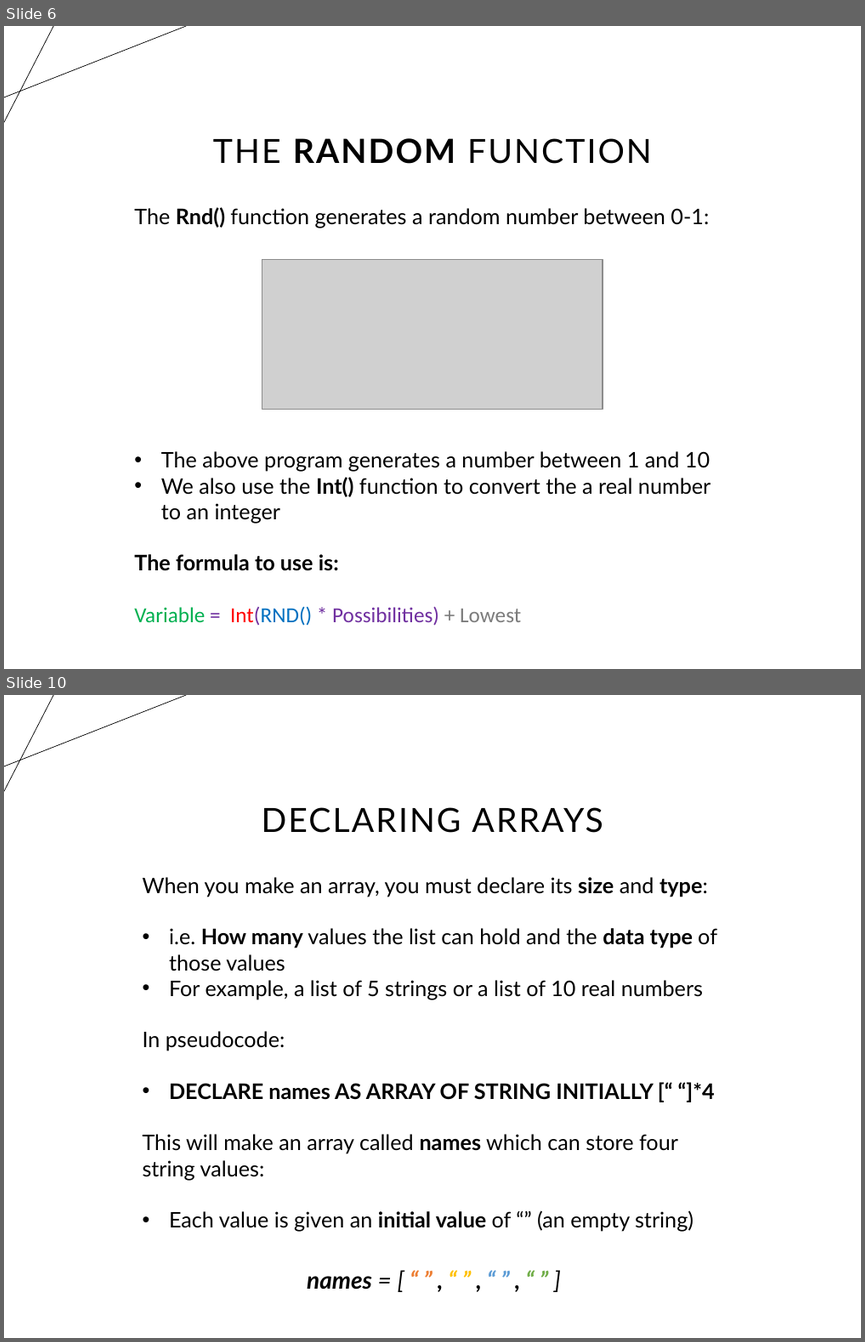
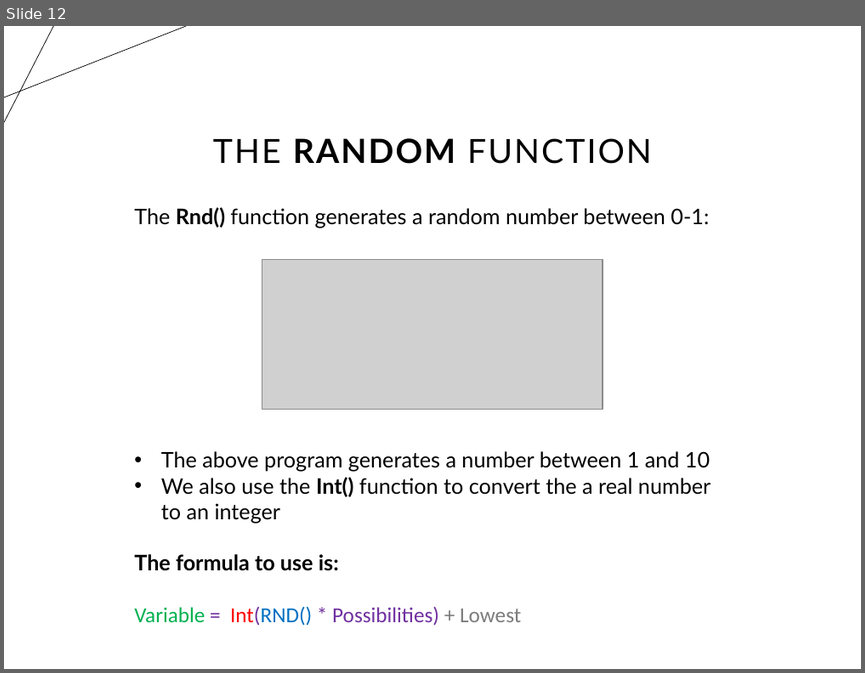
Before and after one commit to timo-w/mrwang, a slide deck: temp_extractions/tempfile.pptx. Shown one above the other, each under a label of ours: slides 6 and 10 before the commit, slide 12 after it; the slides between them are not shown. The pictures are 865x1342 and 865x673 pixels, drawn with LibreOffice and Linux fonts; fonts in the diff are those of the drawing; grey boxes stand for pictures. Boxes give left, top, right and bottom in pixels: in the first picture for what was removed or moved away, otherwise in the second. Text is boxed around its words. In the diff, an @@ line names an element or a change of style, - is before the commit and + after.

```diff
--- a/temp_extractions/tempfile.pptx
+++ b/temp_extractions/tempfile.pptx
@@ slide 10 removed at (4, 695, 861, 1338), background #FFFFFF; not listed: 2 template elements that a slide beside it also shows @@
@@ title removed at (262, 807, 603, 833) @@
-DECLARING ARRAYS
@@ text removed at (143, 877, 717, 1231) @@
-When you make an array, you must declare its size and type:
-• i.e. How many values the list can hold and the data type of those values
-• For example, a list of 5 strings or a list of 10 real numbers
-In pseudocode:
-• DECLARE names AS ARRAY OF STRING INITIALLY [“ “]*4
-This will make an array called names which can store four string values:
-• Each value is given an initial value of “” (an empty string)
@@ text removed at (307, 1276, 372, 1289) @@
-names = [ “ ” , “ ” , “ ” , “ ” ]
@@ what was slide 6 is now slide 12 @@
```
Also in this commit, not shown: 4 slides changed, 6 slides added, 7 other slides removed, 5 other files.
